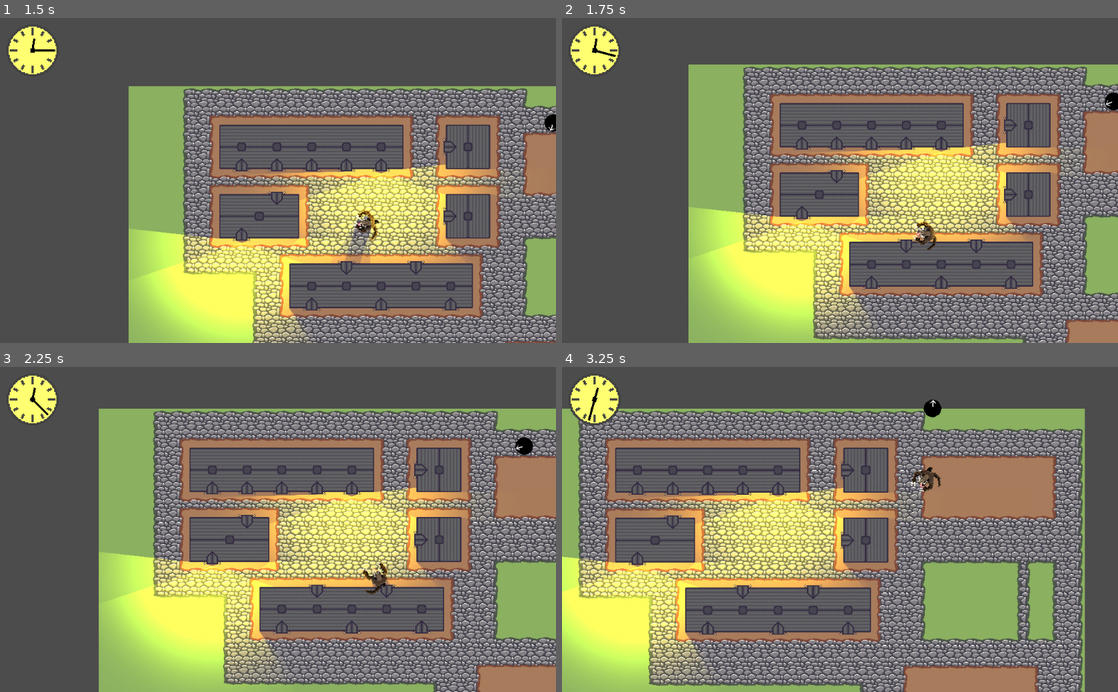
Above: before the commit, frames 1-4 (two rows, left to right).
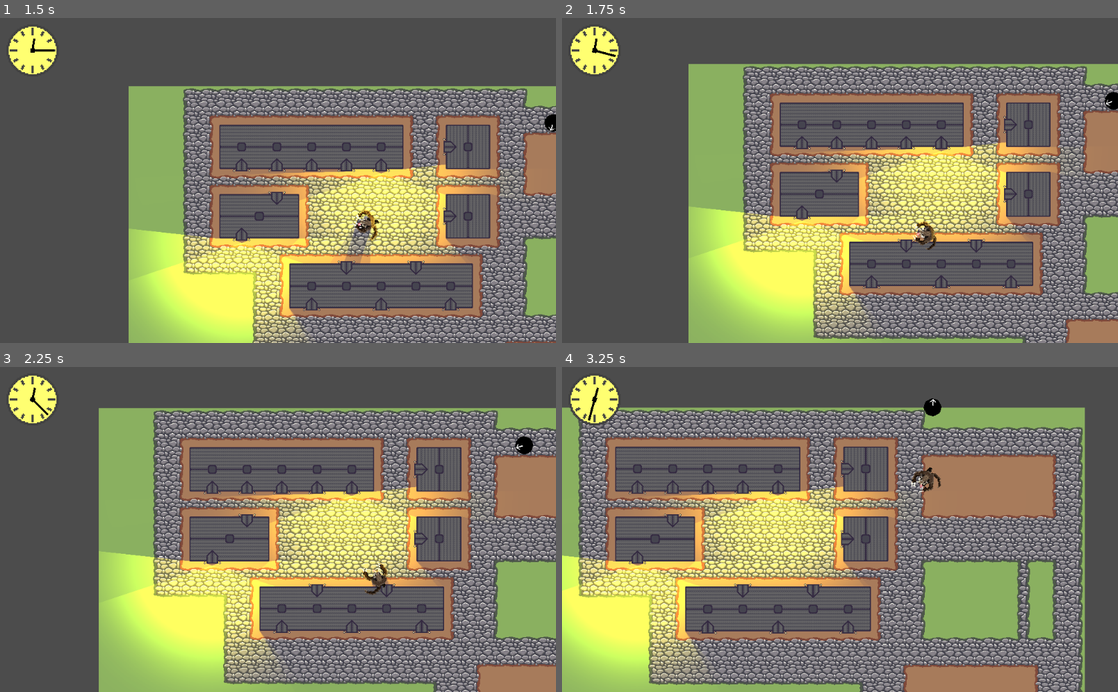
Above: after the commit, the same moments.

Repository: marc-hugh-tom/game-off-2020
Game: Godot game, scene res://nodes/PlayState.tscn
Two runs of this game, one before a commit and one after it. Both use one fixed random seed, a clock stepped at 60 frames per second and the inputs below.
Inputs (mouse positions are in pixels of both pictures, inside the frame that each line leads up to):
- Up to frame 1 (1.5 s): move the mouse to (400, 164) at 0.52 s; press the mouse at (400, 164) at 0.53 s; hold D (right) 0.53-1.28 s; move the mouse to (166, 196) at 1.27 s; release the mouse at (166, 196) at 1.28 s; hold S (down) from 1.28 s (still down); right-click (166, 196) at 1.35 s
- Up to frame 2 (1.75 s): keep holding S (down)
- Up to frame 3 (2.25 s): move the mouse to (333, 458) at 2.02 s; release S (down) at 2.03 s; press the mouse at (333, 458) at 2.03 s; hold D (right) from 2.03 s (still down)
- Up to frame 4 (3.25 s): move the mouse to (812, 594) at 2.77 s; release D (right) at 2.78 s; release the mouse at (812, 594) at 2.78 s; hold W (up) from 2.78 s (still down); right-click (812, 594) at 2.85 s

Frame 1 is identical in both runs. In frame 2, 12% of the frame differs, in the area x 22-100%, y 14-100%; in frame 3, 18%; in frame 4, 31%, in the area x 0-95%, y 9-100%.

Commit message:
fix werewolf collision box

Diff:
--- a/nodes/Werewolf.tscn
+++ b/nodes/Werewolf.tscn
@@ -105,5 +105,4 @@
 
 [node name="CollisionShape2D" type="CollisionShape2D" parent="."]
 rotation = 1.5708
-scale = Vector2( 1.1875, 1.07143 )
 shape = SubResource( 4 )
